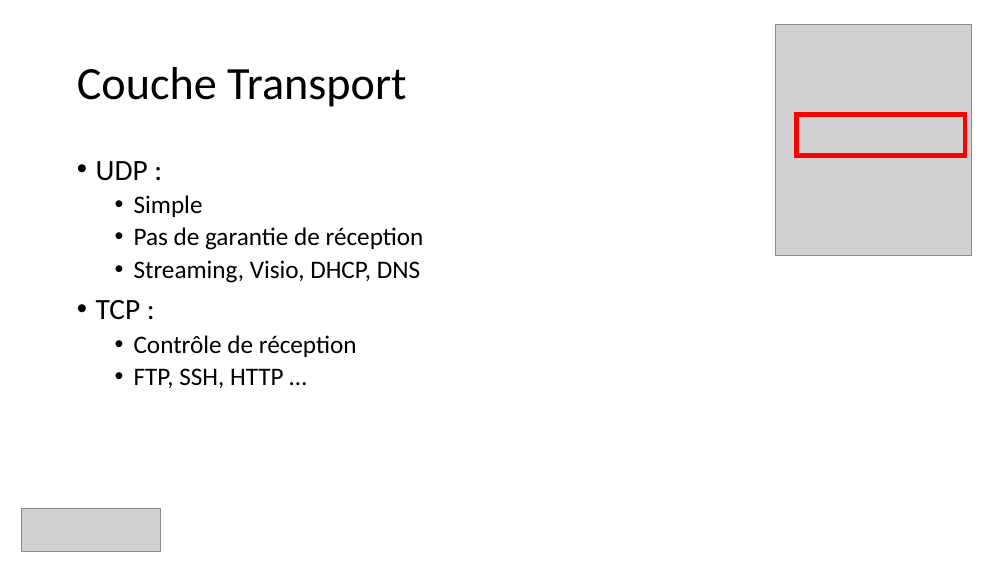
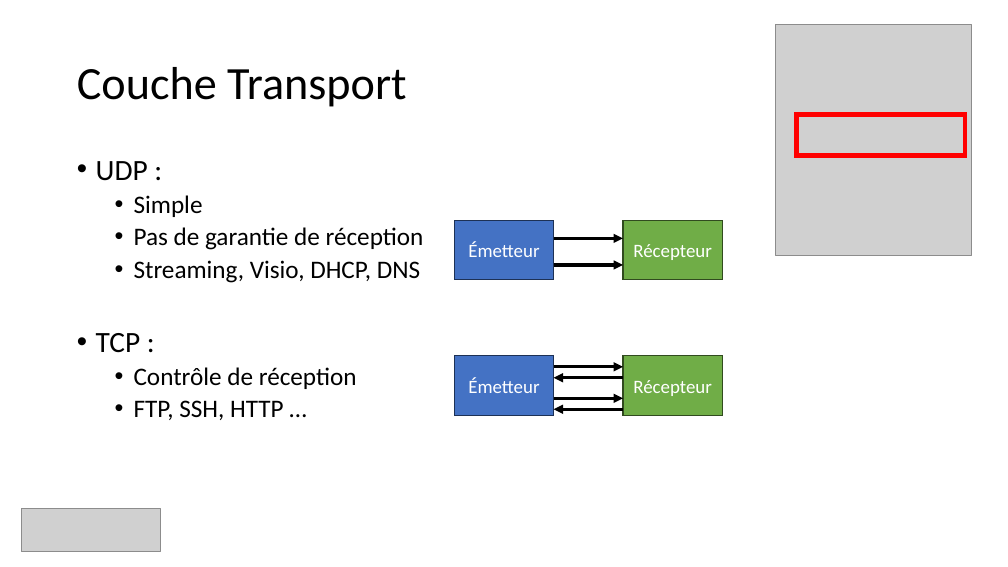
Before and after one commit to guillaume-rico/reseaux_informatiques, a slide deck: slide 9 of 01_CM/CM3 Réseaux Informatiques.pptx. Drawn at 1008x567 pixels with LibreOffice and Linux fonts; fonts in the diff are those of the drawing; grey boxes stand for pictures. Boxes give left, top, right and bottom in pixels: in the first picture for what was removed or moved away, otherwise in the second. Text is boxed around its words. In the diff, an @@ line names an element or a change of style, - is before the commit and + after.

```diff
--- a/01_CM/CM3 Réseaux Informatiques.pptx
+++ b/01_CM/CM3 Réseaux Informatiques.pptx
@@ text "UDP :" rewrapped from [96,161,424,388] to [96,161,424,420] @@
@@ rectangle added at [454,220,554,280], fill #4472C4, outline #1E3256 1 pt, 18 pt, text #FFFFFF @@
+Émetteur
@@ arrow added from (554, 238) to (623, 238), #000000 3 pt @@
@@ rectangle added at [623,220,722,280], fill #70AD47, outline #314C1F 1 pt, 18 pt, text #FFFFFF @@
+Récepteur
@@ arrow added from (554, 265) to (623, 265), #000000 3 pt @@
@@ rectangle added at [454,356,554,416], fill #4472C4, outline #1E3256 1 pt, 18 pt, text #FFFFFF @@
+Émetteur
@@ rectangle added at [623,356,722,416], fill #70AD47, outline #314C1F 1 pt, 18 pt, text #FFFFFF @@
+Récepteur
@@ arrow added from (554, 367) to (623, 367), #000000 3 pt @@
@@ arrow added from (623, 378) to (554, 378), #000000 3 pt @@
@@ arrow added from (554, 399) to (623, 399), #000000 3 pt @@
@@ arrow added from (623, 409) to (554, 409), #000000 3 pt @@
```
Also in this commit, not shown: 10 other slides changed, 8 slides added, 1 slide removed, 5 other files.
